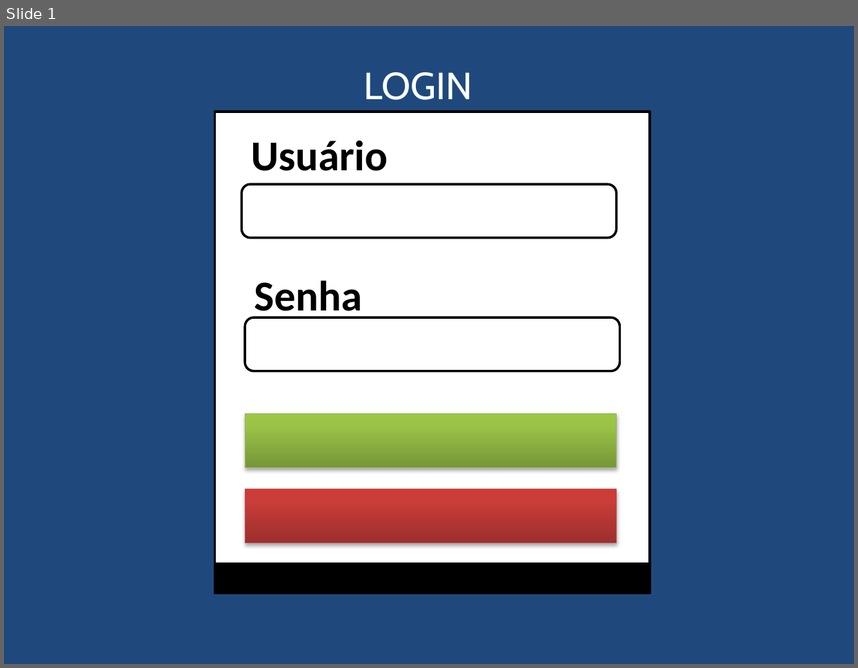
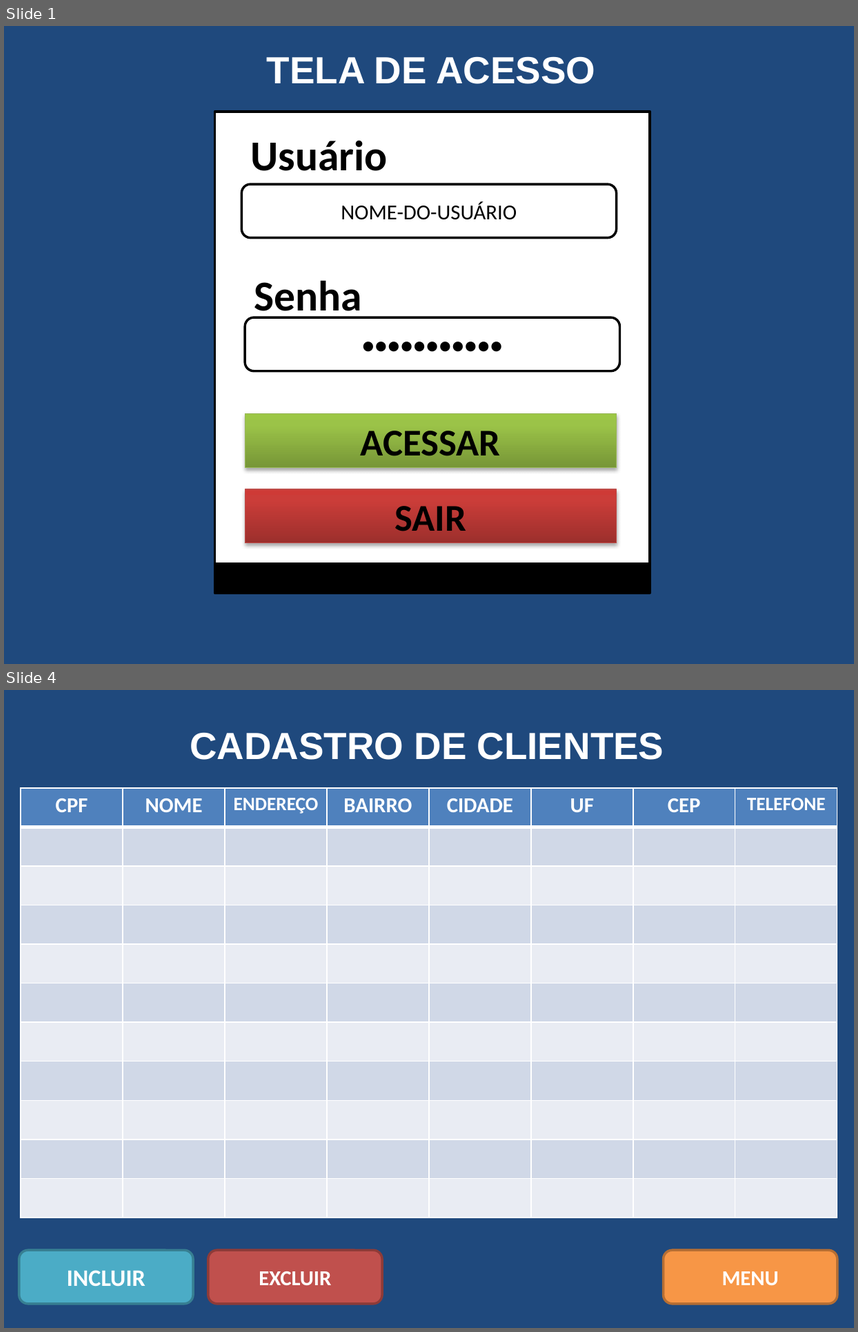
Before and after one commit to leandrovip/curso-etec, a slide deck: analise-sistemas/layouts.pptx. Shown one above the other, each under a label of ours: slide 1 before the commit, slides 1 and 4 after it; the slides between them are not shown. The pictures are 858x668 and 858x1332 pixels, drawn with LibreOffice and Linux fonts; fonts in the diff are those of the drawing. Boxes give left, top, right and bottom in pixels: in the first picture for what was removed or moved away, otherwise in the second. Text is boxed around its words. In the diff, an @@ line names an element or a change of style, - is before the commit and + after.

```diff
--- a/analise-sistemas/layouts.pptx
+++ b/analise-sistemas/layouts.pptx
@@ slide 4 added at (x1=4, y1=690, x2=854, y2=1328), background #1F497D @@
@@ text added at (x1=190, y1=732, x2=664, y2=760), 32 pt, text #FFFFFF, bold @@
+CADASTRO DE CLIENTES
@@ table added at (x1=21, y1=788, x2=837, y2=1217), 11 rows, 8 columns @@
+CPF | NOME | ENDEREÇO | BAIRRO | CIDADE | UF | CEP | TELEFONE
+ |  |  |  |  |  |  | 
+ |  |  |  |  |  |  | 
+ |  |  |  |  |  |  | 
+ |  |  |  |  |  |  | 
+ |  |  |  |  |  |  | 
+ |  |  |  |  |  |  | 
+ |  |  |  |  |  |  | 
+ |  |  |  |  |  |  | 
+ |  |  |  |  |  |  | 
+ |  |  |  |  |  |  | 
@@ rounded rectangle added at (x1=19, y1=1250, x2=194, y2=1303), fill #4BACC6, outline #377F92 2 pt, 20 pt, text #FFFFFF, bold @@
+INCLUIR
@@ rounded rectangle added at (x1=208, y1=1250, x2=382, y2=1303), fill #C0504D, outline #8E3B39 2 pt, 18 pt, text #FFFFFF, bold @@
+EXCLUIR
@@ rounded rectangle added at (x1=664, y1=1250, x2=838, y2=1303), fill #F79646, outline #B76F34 2 pt, 18 pt, text #FFFFFF, bold @@
+MENU
@@ slide 1 changed as well @@
@@ text "TELA DE ACESSO" at (x1=267, y1=56, x2=595, y2=84): vertical alignment top to middle @@
@@ text at (x1=267, y1=56, x2=595, y2=84): text changed; font Cabin to Arial; bold on @@
-LOGIN
+TELA DE ACESSO
@@ text in rounded rectangle at (x1=341, y1=201, x2=517, y2=220): text added @@
+NOME-DO-USUÁRIO
@@ text in rounded rectangle at (x1=245, y1=318, x2=619, y2=371): text added @@
+●●●●●●●●●●●
@@ text in rectangle at (x1=361, y1=430, x2=501, y2=456): text added @@
+ACESSAR
@@ text in rectangle at (x1=395, y1=506, x2=466, y2=531): text added @@
+SAIR
```
Also in this commit, not shown: 11 other slides added.
